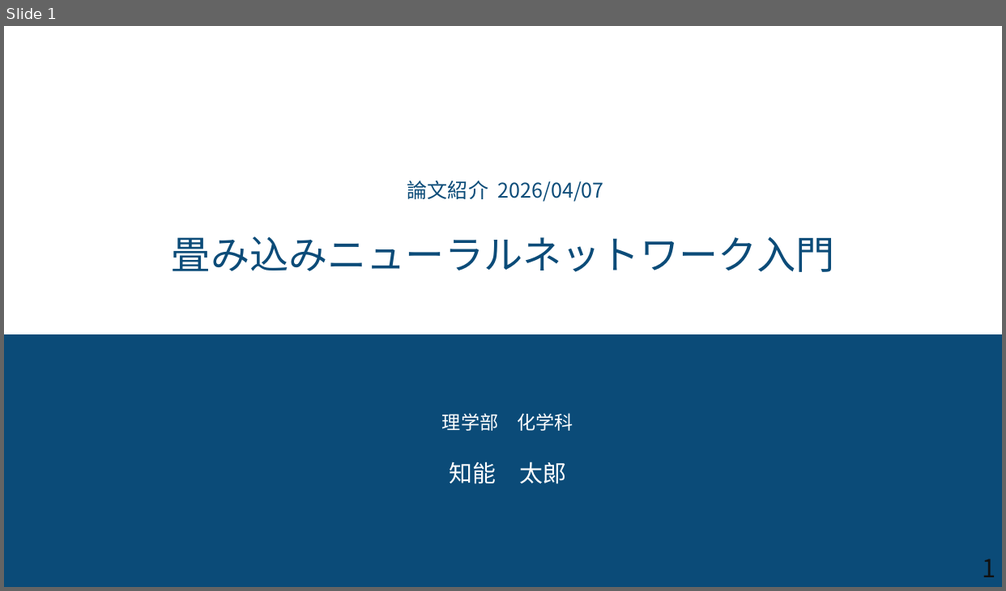
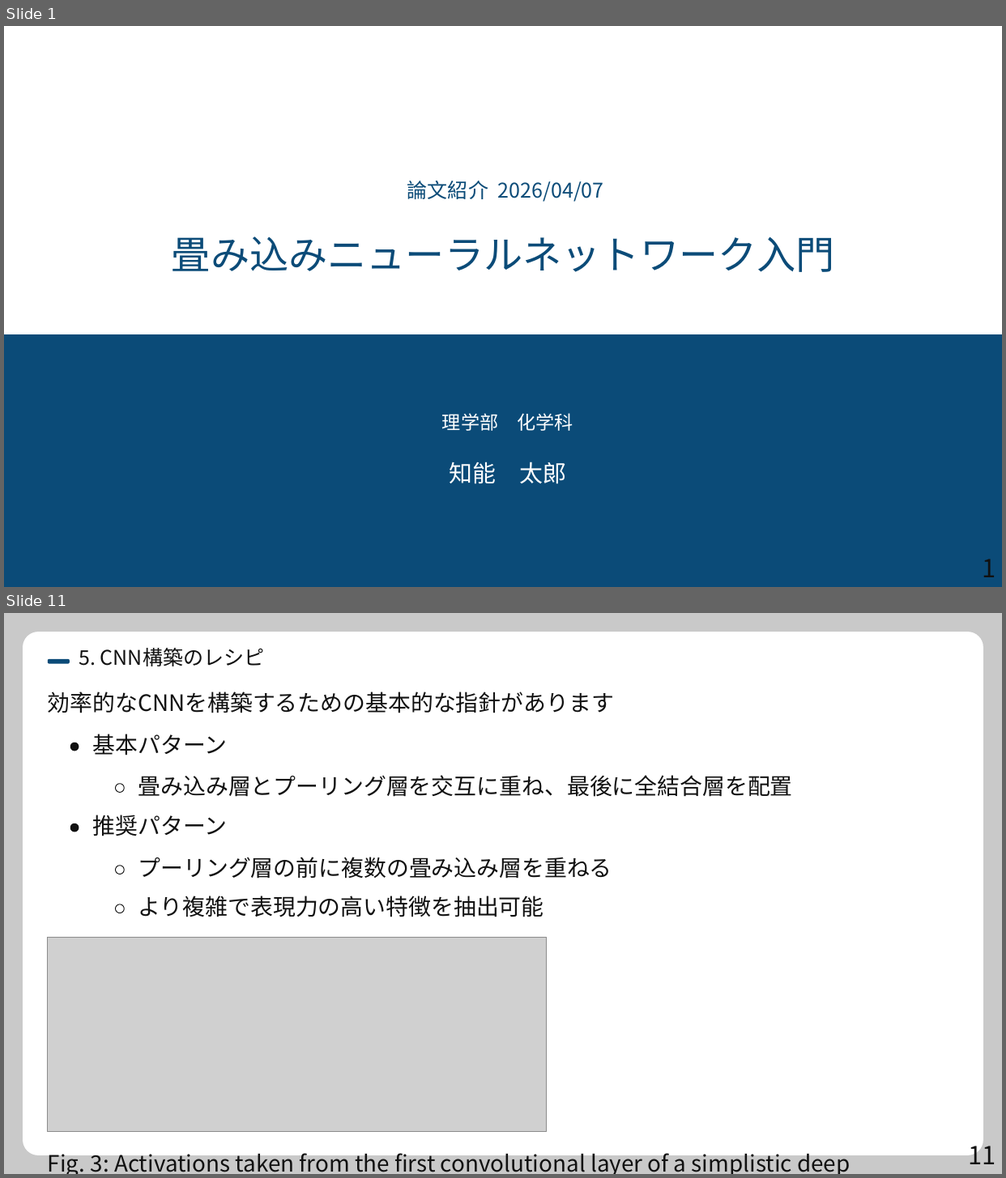
Before and after one commit to syarasyoujyu/create_presentation, a slide deck: data/CNN/step3.pptx. Shown one above the other, each under a label of ours: slide 1 before the commit, slides 1 and 11 after it; the slides between them are not shown. The pictures are 1006x591 and 1006x1178 pixels, drawn with LibreOffice and Linux fonts; fonts in the diff are those of the drawing; grey boxes stand for pictures. Boxes give left, top, right and bottom in pixels: in the first picture for what was removed or moved away, otherwise in the second. Text is boxed around its words. In the diff, an @@ line names an element or a change of style, - is before the commit and + after.

```diff
--- a/data/CNN/step3.pptx
+++ b/data/CNN/step3.pptx
@@ slide 11 added at (x1=4, y1=613, x2=1002, y2=1174), background #FFFFFF @@
@@ freeform shape added at (x1=4, y1=613, x2=1002, y2=1174), fill #FFFFFF @@
@@ freeform shape added at (x1=4, y1=613, x2=1002, y2=1174), fill #C9C9C9 @@
@@ freeform shape added at (x1=23, y1=632, x2=983, y2=1156), fill #FFFFFF @@
@@ freeform shape added at (x1=48, y1=658, x2=69, y2=663), fill #0B4B78 @@
@@ text added at (x1=79, y1=648, x2=265, y2=666), 19.5 pt, text #111111 @@
+5. CNN構築のレシピ
@@ text added at (x1=48, y1=692, x2=614, y2=713), 21.7 pt, text #111111 @@
+効率的なCNNを構築するための基本的な指針があります
@@ text added at (x1=93, y1=734, x2=228, y2=756), 21.7 pt, text #111111 @@
+基本パターン
@@ freeform shape added at (x1=70, y1=743, x2=79, y2=751), fill #111111 @@
@@ text added at (x1=138, y1=775, x2=793, y2=797), 21.7 pt, text #111111 @@
+畳み込み層とプーリング層を交互に重ね、最後に全結合層を配置
@@ freeform shape added at (x1=116, y1=784, x2=124, y2=792), outline #111111 0.74 pt @@
@@ freeform shape added at (x1=70, y1=824, x2=79, y2=832), fill #111111 @@
@@ text added at (x1=93, y1=815, x2=228, y2=837), 21.7 pt, text #111111 @@
+推奨パターン
@@ freeform shape added at (x1=116, y1=865, x2=124, y2=874), outline #111111 0.74 pt @@
@@ text added at (x1=138, y1=857, x2=612, y2=879), 21.7 pt, text #111111 @@
+プーリング層の前に複数の畳み込み層を重ねる
@@ text added at (x1=138, y1=896, x2=544, y2=918), 21.7 pt, text #111111 @@
+より複雑で表現力の高い特徴を抽出可能
@@ freeform shape added at (x1=116, y1=905, x2=124, y2=914), outline #111111 0.74 pt @@
@@ picture added at (x1=48, y1=937, x2=547, y2=1131) @@
@@ text added at (x1=968, y1=1139, x2=995, y2=1165), 24 pt, text #111111 @@
+11
@@ text added at (x1=48, y1=1149, x2=792, y2=1174), 21.7 pt, text #111111 @@
+Fig. 3: Activations taken from the first convolutional layer of a simplistic deep
```
Also in this commit, not shown: 8 slides changed, 2 other slides added, 2 slides removed, 16 other files.
